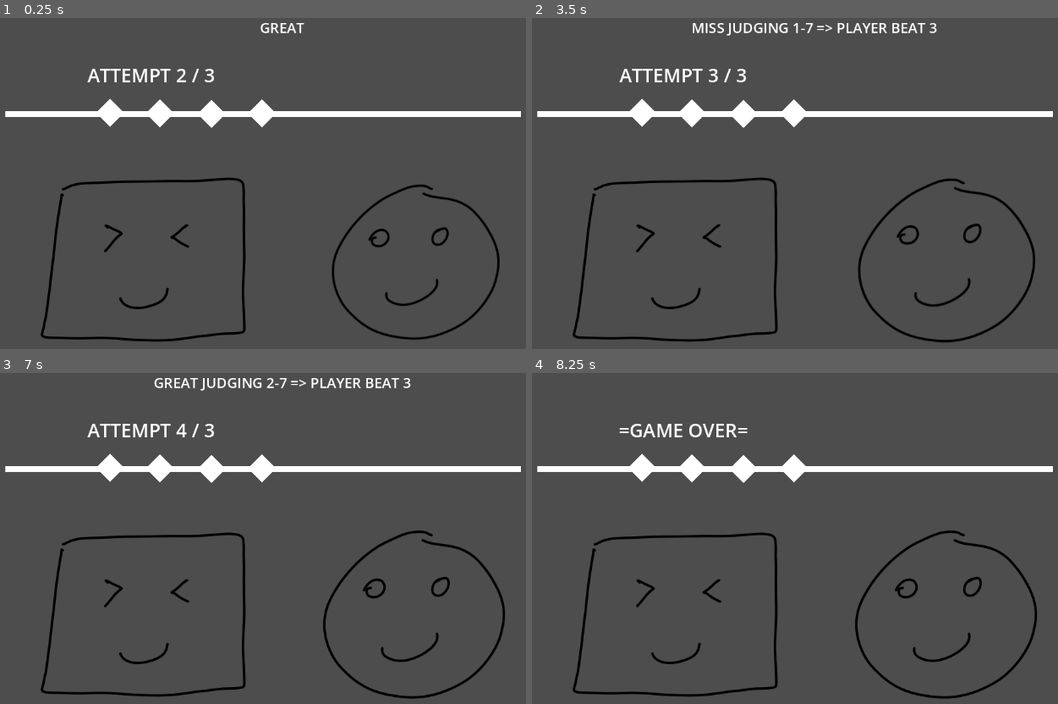
Above: before the commit, frames 1-4 (two rows, left to right).
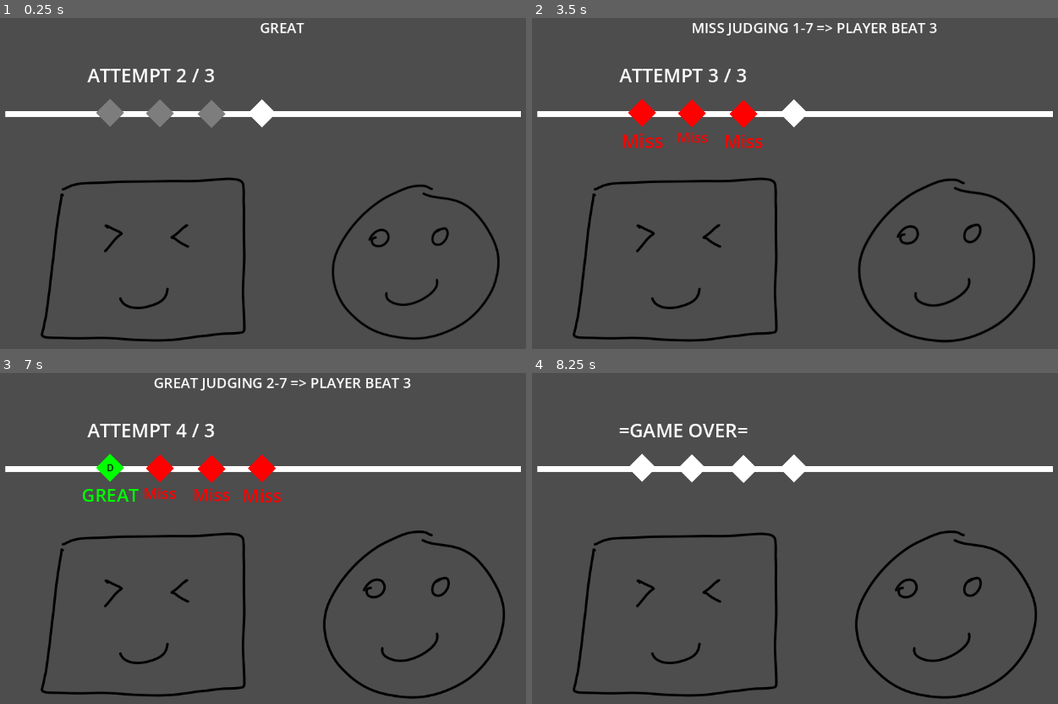
Above: after the commit, the same moments.

Repository: edralzar/gwj-86
Game: Godot game, scene res://scene_1.tscn
The game is run twice, just before and just after one commit, with the same random seed, the same clock (stepped at 60 frames per second) and the same inputs. Sound files missing from this copy of the repository are replaced by a short silence.
Inputs:
- Up to frame 1 (0.25 s): no input
- Up to frame 2 (3.5 s): tap one key every 0.75 s from 0.6 s: A (Note1) D (Note2) W (Note3) S (Note4)
- Up to frame 3 (7 s): tap A (Note1) at 3.6, 6.6 s; tap D (Note2) at 4.35 s; tap Enter at 5 s; tap W (Note3) at 5.1 s; tap Space at 5.75 s; tap S (Note4) at 5.85 s
- Up to frame 4 (8.25 s): tap D (Note2) at 7.35 s; tap Enter at 8 s; tap W (Note3) at 8.1 s

The runs differ from the first frame. In frame 1, 0.7% of the frame differs, in the area x 18-43%, y 24-34%; in frame 2, 1.1%; in frame 3, 1.6%, in the area x 15-54%, y 24-40%; in frame 4, nothing differs.

Commit message:
Sanitize marker reset

Diff:
--- a/node_2d.gd
+++ b/node_2d.gd
@@ -41,8 +41,6 @@
 		if (beat == 0 && score < notes.size()):
 			attempt += 1
 			score = 0
-			for n in playerMarkers:
-				n.newAttempt()
 		if stop:
 			#Extraneous beat, ensuring cleanup
 			_stop()
@@ -69,8 +67,9 @@
 		# Positional Audio and Judging
 		if (not playerTurn):
 			$ListeningListener2D.make_current()
-			playerMarkers.all(func(m: NoteMarker): m.newAttempt())
 			synth.play_note(notes[beat], 4)
+			if (playerMarkers[otherBeat]):
+				playerMarkers[otherBeat].newAttempt()
 		else:
 			$PlayingListener2D.make_current()
 			_judge(beat)
